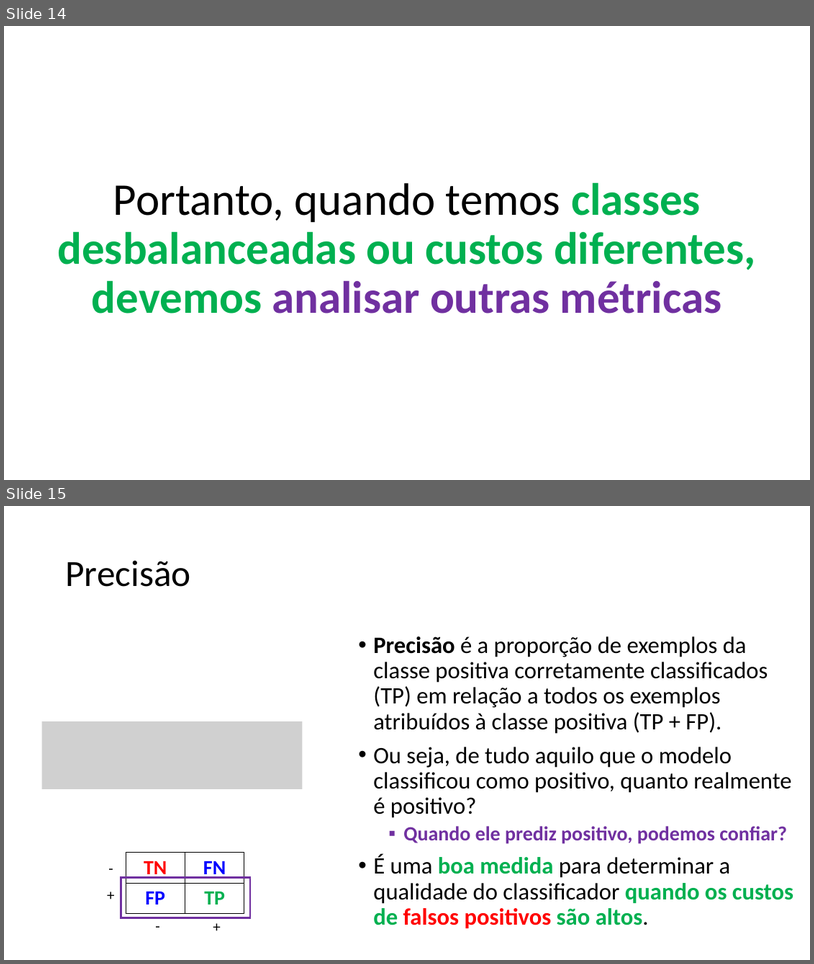
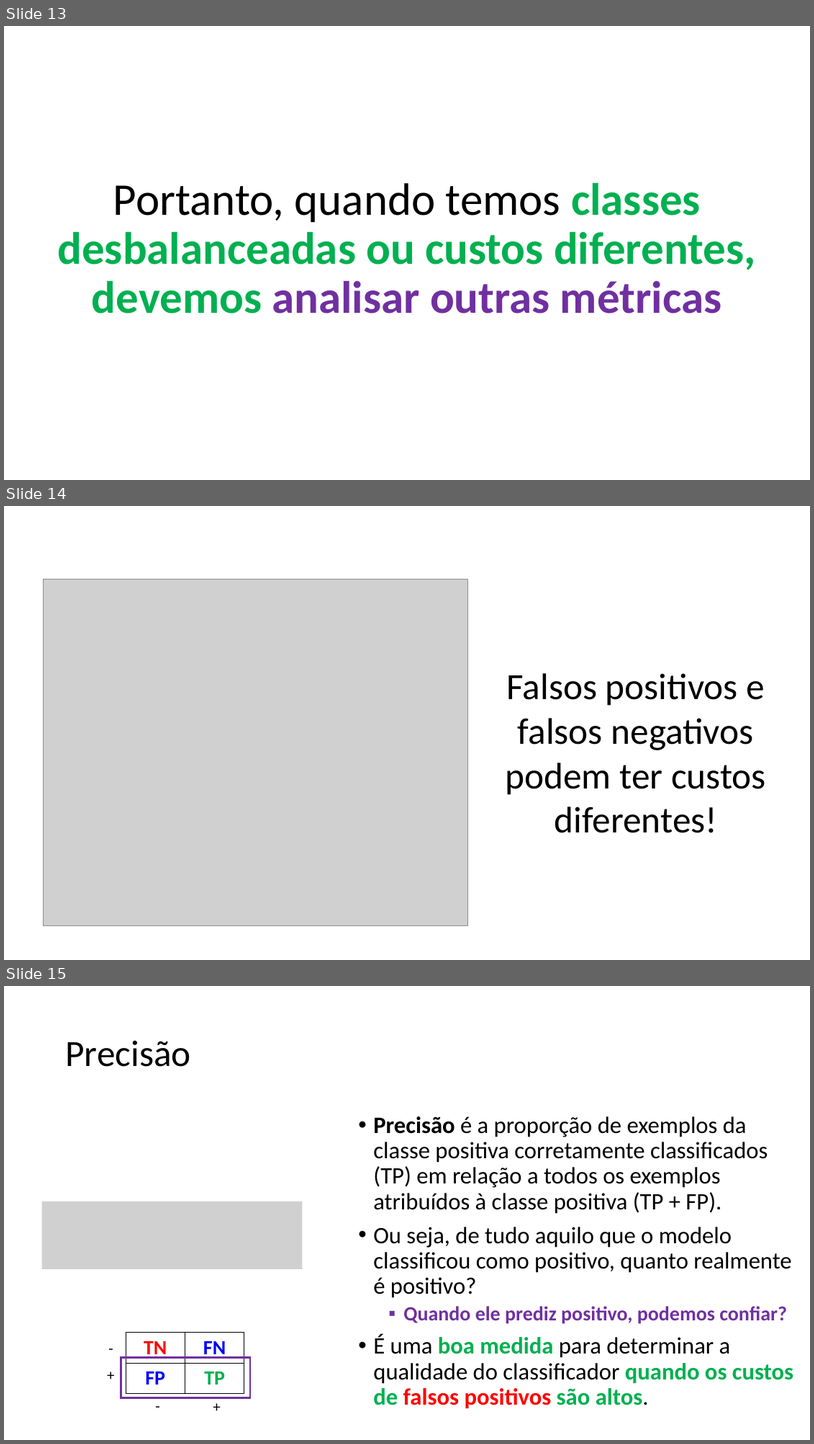
Before and after one commit to zz4fap/c24_inteligencia_artificial, a slide deck: slides/C24_Métricas_de_Classificação.pptx. Shown one above the other, each under a label of ours: slides 14 and 15 before the commit, slides 13, 14 and 15 after it. The pictures are 814x964 and 814x1444 pixels, drawn with LibreOffice and Linux fonts; fonts in the diff are those of the drawing; grey boxes stand for pictures. Boxes give left, top, right and bottom in pixels: in the first picture for what was removed or moved away, otherwise in the second. Text is boxed around its words. In the diff, an @@ line names an element or a change of style, - is before the commit and + after.

```diff
--- a/slides/C24_Métricas_de_Classificação.pptx
+++ b/slides/C24_Métricas_de_Classificação.pptx
@@ slide 14 added at (4, 506, 810, 960), background #FFFFFF @@
@@ picture added at (44, 579, 468, 926) @@
@@ text added at (505, 673, 766, 833), 44 pt, text #000000 @@
+Falsos positivos e falsos negativos podem ter custos diferentes!
@@ what was slide 14 is now slide 13 @@
```
Also in this commit, not shown: 4 slides changed, 1 slide removed, 1 other file.
